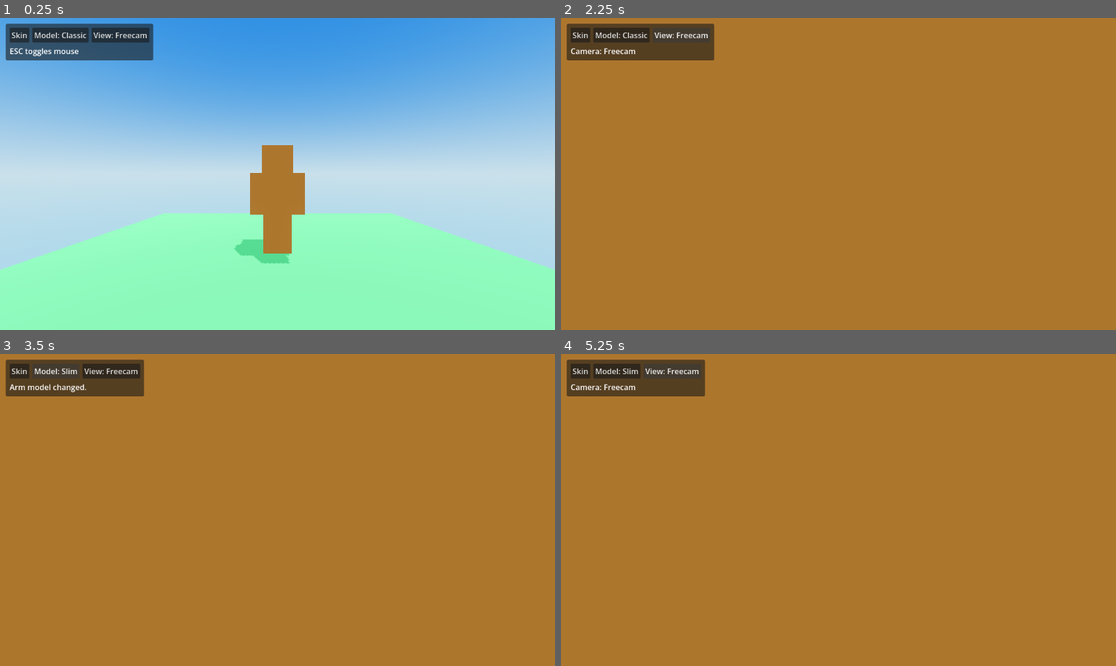
Above: before the commit, frames 1-4 (two rows, left to right).
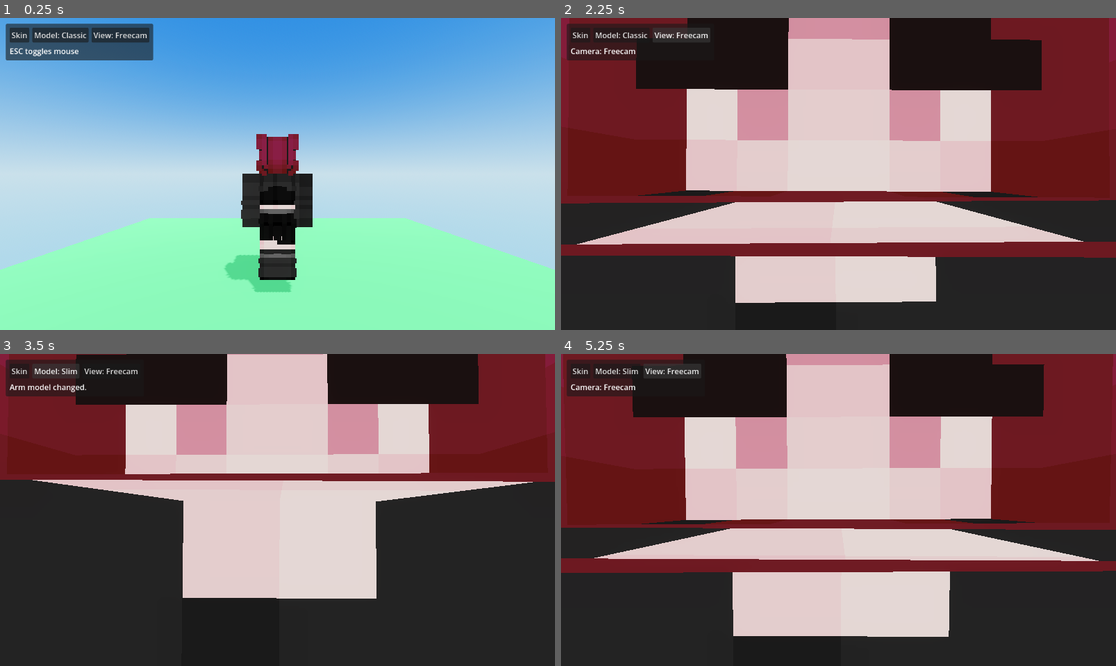
Above: after the commit, the same moments.

Repository: Erlavush/RiskItMeow
Game: Godot game, scene res://scenes/main.tscn
The game is run twice, just before and just after one commit, with the same random seed, the same clock (stepped at 60 frames per second) and the same inputs.
Inputs:
- Up to frame 1 (0.25 s): no input
- Up to frame 2 (2.25 s): click "View: Freecam" at 0.5 s; click "View: Thirdperson" at 1.25 s; click "View: Firstperson" at 2 s
- Up to frame 3 (3.5 s): click "Model: Classic" at 2.75 s
- Up to frame 4 (5.25 s): click "View: Freecam" at 3.5 s; click "View: Thirdperson" at 4.25 s; click "View: Firstperson" at 5 s

The runs differ from the first frame. In frame 1, 5.5% of the frame differs, in the area x 27-73%, y 37-88%; in frame 2, 99%; in frame 3, 99%; in frame 4, 99%, in the area x 0-100%, y 0-100%.

Commit message:
Camera from Leawind repo

Diff:
--- a/scripts/MinecraftRig.gd
+++ b/scripts/MinecraftRig.gd
@@ -27,7 +27,7 @@
 		_skin_model = value
 		_queue_rebuild()
 
-var _skin_path: String = ""
+var _skin_path: String = "res://skin.png"
 @export_file("*.png") var skin_path: String:
 	get:
 		return _skin_path
@@ -63,6 +63,18 @@
 var leg_l: Node3D
 var leg_r: Node3D
 
+var _head_rest_position := Vector3.ZERO
+var _body_rest_position := Vector3.ZERO
+var _arm_l_rest_position := Vector3.ZERO
+var _arm_r_rest_position := Vector3.ZERO
+var _leg_l_rest_position := Vector3.ZERO
+var _leg_r_rest_position := Vector3.ZERO
+
+var _idle_time := 0.0
+var _walk_time := 0.0
+var _smoothed_speed := 0.0
+var _pose_ready := false
+
 var _outer_meshes: Array[MeshInstance3D] = []
 var _rebuild_queued := false
 
@@ -92,6 +104,7 @@
 	material_outer.albedo_texture = skin_texture
 
 	_build_parts()
+	_cache_rest_pose()
 	_apply_outer_visibility()
 
 func _ensure_materials() -> void:
@@ -120,6 +133,7 @@
 
 func _clear_model_root() -> void:
 	_outer_meshes.clear()
+	_pose_ready = false
 
 	for child in model_root.get_children():
 		child.free()
@@ -194,6 +208,33 @@
 		BODY_OUTER_INFLATE_PX
 	)
 	arm_l.position = Vector3(shoulder_x_px * PX, 24.0 * PX, 0.0)
+
+func _cache_rest_pose() -> void:
+	if head == null or body == null or arm_l == null or arm_r == null or leg_l == null or leg_r == null:
+		_pose_ready = false
+		return
+
+	_head_rest_position = head.position
+	_body_rest_position = body.position
+	_arm_l_rest_position = arm_l.position
+	_arm_r_rest_position = arm_r.position
+	_leg_l_rest_position = leg_l.position
+	_leg_r_rest_position = leg_r.position
+
+	head.rotation = Vector3.ZERO
+	body.rotation = Vector3.ZERO
+	arm_l.rotation = Vector3.ZERO
+	arm_r.rotation = Vector3.ZERO
+	leg_l.rotation = Vector3.ZERO
+	leg_r.rotation = Vector3.ZERO
+
+	_pose_ready = true
+
+func _animate_part(part: Node3D, target_rotation: Vector3, target_position: Vector3, blend: float) -> void:
+	part.rotation.x = lerp_angle(part.rotation.x, target_rotation.x, blend)
+	part.rotation.y = lerp_angle(part.rotation.y, target_rotation.y, blend)
+	part.rotation.z = lerp_angle(part.rotation.z, target_rotation.z, blend)
+	part.position = part.position.lerp(target_position, blend)
 
 func _create_part(
 	part_name: String,
@@ -411,32 +452,95 @@
 	image.fill(Color(0.6, 0.4, 0.2, 1.0)) # Plain brown default skin!
 	return image
 
-# We'll use '_process' from our original script to retain the walking motion!
-var time := 0.0
 func _process(delta: float) -> void:
-	if Engine.is_editor_hint(): return
-	if not is_instance_valid(get_parent()): return
-
-	# Fallback if no parts exist yet
-	if arm_l == null or arm_r == null or leg_l == null or leg_r == null: return
-
-	var velocity: Vector3 = get_parent().get("velocity")
-	if velocity == null: return
-
-	var speed_sq = velocity.x * velocity.x + velocity.z * velocity.z
-	if speed_sq > 0.1:
-		time += delta * sqrt(speed_sq) * 1.5
-		var swing = sin(time) * 1.0
-		arm_l.rotation.x = swing
-		arm_r.rotation.x = -swing
-		leg_l.rotation.x = -swing
-		leg_r.rotation.x = swing
-	else:
-		var reset = delta * 15.0
-		arm_l.rotation.x = lerp_angle(arm_l.rotation.x, 0.0, reset)
-		arm_r.rotation.x = lerp_angle(arm_r.rotation.x, 0.0, reset)
-		leg_l.rotation.x = lerp_angle(leg_l.rotation.x, 0.0, reset)
-		leg_r.rotation.x = lerp_angle(leg_r.rotation.x, 0.0, reset)
+	if Engine.is_editor_hint():
+		return
+	if not is_instance_valid(get_parent()):
+		return
+	if not _pose_ready:
+		return
+	if head == null or body == null or arm_l == null or arm_r == null or leg_l == null or leg_r == null:
+		return
+
+	var velocity_value = get_parent().get("velocity")
+	if typeof(velocity_value) != TYPE_VECTOR3:
+		return
+
+	var velocity: Vector3 = velocity_value
+	var horizontal_velocity: Vector3 = Vector3(velocity.x, 0.0, velocity.z)
+	var horizontal_speed: float = horizontal_velocity.length()
+
+	_idle_time += delta
+	_smoothed_speed = lerpf(_smoothed_speed, horizontal_speed, min(1.0, delta * 10.0))
+
+	var speed_ratio: float = clamp(_smoothed_speed / 6.0, 0.0, 1.0)
+	var move_weight: float = clamp(_smoothed_speed / 3.5, 0.0, 1.0)
+	var idle_weight: float = 1.0 - move_weight
+
+	_walk_time += delta * lerpf(2.0, 10.5, speed_ratio)
+
+	var local_velocity: Vector3 = get_parent().global_transform.basis.inverse() * horizontal_velocity
+	var walk_direction: float = 1.0
+	if local_velocity.z > 0.05:
+		walk_direction = -1.0
+
+	var strafe_amount: float = 0.0
+	if _smoothed_speed > 0.001:
+		strafe_amount = clamp(local_velocity.x / _smoothed_speed, -1.0, 1.0)
+
+	var walk_sin: float = sin(_walk_time)
+	var walk_cos: float = cos(_walk_time)
+	var step_bounce: float = abs(walk_cos)
+
+	var idle_bob: float = sin(_idle_time * 2.0) * 0.02 * idle_weight
+	var idle_breath: float = sin(_idle_time * 1.6) * 0.025 * idle_weight
+	var idle_sway: float = sin(_idle_time * 1.1) * 0.03 * idle_weight
+
+	var body_position := _body_rest_position + Vector3(0.0, idle_bob + step_bounce * 0.025 * move_weight, 0.0)
+	var head_position := _head_rest_position + Vector3(0.0, idle_bob * 1.2 + step_bounce * 0.015 * move_weight, 0.0)
+	var arm_l_position := _arm_l_rest_position + Vector3(0.0, idle_bob * 0.35, 0.0)
+	var arm_r_position := _arm_r_rest_position + Vector3(0.0, idle_bob * 0.35, 0.0)
+	var leg_l_position := _leg_l_rest_position
+	var leg_r_position := _leg_r_rest_position
+
+	var arm_swing: float = walk_sin * 0.95 * move_weight * walk_direction
+	var leg_swing: float = walk_sin * 1.2 * move_weight * walk_direction
+	var body_roll: float = (-strafe_amount * 0.12 * move_weight) + idle_sway * 0.25
+	var head_roll: float = -idle_sway * 0.18
+	var arm_yaw: float = strafe_amount * 0.08 * move_weight
+	var leg_roll: float = strafe_amount * 0.06 * move_weight
+
+	var body_rotation := Vector3(
+		idle_breath + step_bounce * 0.04 * move_weight,
+		0.0,
+		body_roll
+	)
+	var head_rotation := Vector3(
+		idle_breath * 0.8 - step_bounce * 0.02 * move_weight,
+		arm_yaw * 0.8,
+		head_roll
+	)
+	var arm_l_rotation: float = arm_swing
+	var arm_r_rotation: float = -arm_swing
+	var leg_l_rotation: float = -leg_swing
+	var leg_r_rotation: float = leg_swing
+
+	if move_weight < 0.05:
+		arm_l_rotation = 0.0
+		arm_r_rotation = 0.0
+		leg_l_rotation = 0.0
+		leg_r_rotation = 0.0
+		body_rotation = Vector3(idle_breath, 0.0, idle_sway * 0.25)
+		head_rotation = Vector3(idle_breath * 0.8, 0.0, -idle_sway * 0.18)
+
+	var blend: float = min(1.0, delta * lerpf(6.0, 14.0, move_weight))
+
+	_animate_part(body, body_rotation, body_position, blend)
+	_animate_part(head, head_rotation, head_position, blend)
+	_animate_part(arm_l, Vector3(arm_l_rotation, arm_yaw, -0.08 if move_weight >= 0.05 else 0.0), arm_l_position, blend)
+	_animate_part(arm_r, Vector3(arm_r_rotation, arm_yaw, 0.08 if move_weight >= 0.05 else 0.0), arm_r_position, blend)
+	_animate_part(leg_l, Vector3(leg_l_rotation, 0.0, leg_roll), leg_l_position, blend)
+	_animate_part(leg_r, Vector3(leg_r_rotation, 0.0, leg_roll), leg_r_position, blend)
 
 func _head_uv(base_layer: bool) -> Dictionary:
 	var ox := 0 if base_layer else 32
--- a/scripts/player.gd
+++ b/scripts/player.gd
@@ -9,15 +9,45 @@
 const SPEED: float = 5.0
 const FAST_SPEED: float = 15.0
 const CAMERA_HEIGHT: float = 1.5
-const THIRD_PERSON_DISTANCE: float = 4.0
+const FREECAM_START_OFFSET := Vector3(0.0, 1.5, 3.0)
+
+const THIRD_PERSON_DISTANCE: float = 3.6
 const FIRST_PERSON_DISTANCE: float = 0.0
+const THIRD_PERSON_OFFSET := Vector2(0.65, 0.18)
+
 const MIN_PITCH: float = -1.55
 const MAX_PITCH: float = 1.55
 const PLATFORM_HALF_SIZE: float = 5.0
 const PLATFORM_MARGIN: float = 0.45
 
+const CAMERA_DISTANCE_SMOOTH: float = 10.0
+const CAMERA_OFFSET_SMOOTH: float = 10.0
+const BODY_TURN_SMOOTH: float = 10.0
+
+const CAMERA_COLLISION_MARGIN: float = 0.12
+const CAMERA_COLLISION_SAMPLE_RADIUS: float = 0.18
+const CAMERA_PITCH_SQUEEZE_THRESHOLD: float = 0.9599311 # 55 degrees in radians
+
+const CAMERA_COLLISION_SAMPLES := [
+	Vector3.ZERO,
+	Vector3(1, 0, 0),
+	Vector3(-1, 0, 0),
+	Vector3(0, 1, 0),
+	Vector3(0, -1, 0),
+	Vector3(0, 0, 1),
+	Vector3(0, 0, -1),
+]
+
 var sensitivity: float = 0.005
-var camera_mode: CameraMode = CameraMode.FREECAM
+var camera_mode: int = -1
+
+var camera_yaw: float = 0.0
+var camera_pitch: float = 0.0
+
+var smoothed_camera_distance: float = THIRD_PERSON_DISTANCE
+var smoothed_camera_offset: Vector2 = Vector2.ZERO
+
+var skin_ui: SkinPicker
 
 @onready var rig: MinecraftRig = $MinecraftRig
 @onready var camera_pivot: Node3D = $CameraPivot
@@ -27,79 +57,149 @@
 func _ready() -> void:
 	Input.set_mouse_mode(Input.MOUSE_MODE_CAPTURED)
 	_spawn_ui()
-	set_camera_mode(CameraMode.FREECAM)
+
+	camera_yaw = rotation.y
+	camera_pitch = 0.0
+
+	spring_arm.add_excluded_object(get_rid())
+	spring_arm.margin = CAMERA_COLLISION_MARGIN
+	camera.h_offset = 0.0
+	camera.v_offset = 0.0
+
+	camera_pivot.top_level = true
+	camera_pivot.global_position = global_position + FREECAM_START_OFFSET
+	camera_pivot.global_rotation = Vector3(camera_pitch, camera_yaw, 0.0)
+
+	spring_arm.spring_length = 0.0
+	camera.transform = Transform3D.IDENTITY
+	camera_mode = CameraMode.FREECAM
+	rig.visible = true
+
+	_refresh_camera_ui()
 
 func _spawn_ui() -> void:
-	var skin_ui = preload("res://scripts/skin_picker.gd").new()
+	skin_ui = preload("res://scripts/skin_picker.gd").new()
 	skin_ui.rig_node = rig
 	skin_ui.player_node = self
-	# Delaying UI spawn slightly ensures rig_node is fully ready to be accessed
 	add_child(skin_ui)
+
+func _refresh_camera_ui() -> void:
+	if skin_ui != null:
+		skin_ui.call("_refresh_ui")
 
 func _unhandled_input(event: InputEvent) -> void:
 	if event is InputEventMouseMotion and Input.get_mouse_mode() == Input.MOUSE_MODE_CAPTURED:
 		var motion: InputEventMouseMotion = event as InputEventMouseMotion
 
+		camera_yaw = wrapf(camera_yaw - motion.relative.x * sensitivity, -PI, PI)
+		camera_pitch = clamp(camera_pitch - motion.relative.y * sensitivity, MIN_PITCH, MAX_PITCH)
+
 		if camera_mode == CameraMode.FREECAM:
-			camera_pivot.rotate_y(-motion.relative.x * sensitivity)
-			var next_pitch: float = camera_pivot.rotation.x - motion.relative.y * sensitivity
-			camera_pivot.rotation.x = clamp(next_pitch, MIN_PITCH, MAX_PITCH)
-			camera_pivot.rotation.z = 0.0
-		else:
-			# In follow modes, rotate the player body for Y, and pivot for X (pitch)
-			rotate_y(-motion.relative.x * sensitivity)
-			var next_pitch: float = camera_pivot.rotation.x - motion.relative.y * sensitivity
-			camera_pivot.rotation.x = clamp(next_pitch, MIN_PITCH, MAX_PITCH)
-			camera_pivot.rotation.y = 0.0
-			camera_pivot.rotation.z = 0.0
-
-	if event is InputEventKey and event.pressed and event.keycode == KEY_ESCAPE:
-		if Input.get_mouse_mode() == Input.MOUSE_MODE_CAPTURED:
-			Input.set_mouse_mode(Input.MOUSE_MODE_VISIBLE)
-		else:
-			Input.set_mouse_mode(Input.MOUSE_MODE_CAPTURED)
+			camera_pivot.global_rotation = Vector3(camera_pitch, camera_yaw, 0.0)
+
+	if event is InputEventKey and event.pressed and not event.echo:
+		if event.keycode == KEY_F5:
+			cycle_camera_mode()
+		elif event.keycode == KEY_ESCAPE:
+			if Input.get_mouse_mode() == Input.MOUSE_MODE_CAPTURED:
+				Input.set_mouse_mode(Input.MOUSE_MODE_VISIBLE)
+			else:
+				Input.set_mouse_mode(Input.MOUSE_MODE_CAPTURED)
 
 func _physics_process(delta: float) -> void:
 	var input_dir: Vector3 = _get_input_direction()
 	var speed: float = FAST_SPEED if Input.is_key_pressed(KEY_SHIFT) else SPEED
 
 	if camera_mode == CameraMode.FREECAM:
-		# In freecam, move independent of player orientation
-		var move_dir: Vector3 = (
-			camera_pivot.global_transform.basis.x * input_dir.x
-			+ camera_pivot.global_transform.basis.y * input_dir.y
-			+ camera_pivot.global_transform.basis.z * input_dir.z
-		)
-
-		if move_dir.length() > 0.01:
-			move_dir = move_dir.normalized()
-
-		camera_pivot.global_position += move_dir * speed * delta
-		velocity = Vector3.ZERO
+		_update_freecam(delta, input_dir, speed)
 		return
 
-	# In Third/First person, move relative to player's current ground-plane orientation
-	var follow_move_dir: Vector3 = (
-		global_transform.basis.x * input_dir.x
+	_update_follow_movement(delta, input_dir, speed)
+	_update_follow_camera(delta)
+
+func _update_freecam(delta: float, input_dir: Vector3, speed: float) -> void:
+	var camera_basis := Basis.from_euler(Vector3(camera_pitch, camera_yaw, 0.0))
+	var move_dir := (
+		camera_basis.x * input_dir.x
+		+ camera_basis.y * input_dir.y
+		+ camera_basis.z * input_dir.z
+	)
+
+	if move_dir.length() > 0.01:
+		move_dir = move_dir.normalized()
+
+	camera_pivot.global_position += move_dir * speed * delta
+	camera_pivot.global_rotation = Vector3(camera_pitch, camera_yaw, 0.0)
+	velocity = Vector3.ZERO
+
+func _update_follow_movement(delta: float, input_dir: Vector3, speed: float) -> void:
+	var flat_camera_basis := Basis.from_euler(Vector3(0.0, camera_yaw, 0.0))
+	var move_dir := (
+		flat_camera_basis.x * input_dir.x
 		+ Vector3.UP * input_dir.y
-		+ global_transform.basis.z * input_dir.z
+		+ flat_camera_basis.z * input_dir.z
 	)
 
-	if follow_move_dir.length() > 0.01:
-		follow_move_dir = follow_move_dir.normalized()
-
-	velocity = follow_move_dir * speed
+	if move_dir.length() > 0.01:
+		move_dir = move_dir.normalized()
+
+	velocity = move_dir * speed
 	move_and_slide()
 	_clamp_player_to_platform()
 
+	if camera_mode == CameraMode.FIRSTPERSON:
+		rotation.y = lerp_angle(rotation.y, camera_yaw, min(1.0, delta * BODY_TURN_SMOOTH))
+	elif Vector2(velocity.x, velocity.z).length() > 0.05:
+		var target_body_yaw := atan2(-velocity.x, -velocity.z)
+		rotation.y = lerp_angle(rotation.y, target_body_yaw, min(1.0, delta * BODY_TURN_SMOOTH))
+
+func _update_follow_camera(delta: float) -> void:
+	var target_distance: float = THIRD_PERSON_DISTANCE if camera_mode == CameraMode.THIRDPERSON else FIRST_PERSON_DISTANCE
+	var target_offset: Vector2 = THIRD_PERSON_OFFSET * _get_pitch_squeeze(camera_pitch) if camera_mode == CameraMode.THIRDPERSON else Vector2.ZERO
+
+	var distance_blend: float = min(1.0, delta * CAMERA_DISTANCE_SMOOTH)
+	var offset_blend: float = min(1.0, delta * CAMERA_OFFSET_SMOOTH)
+
+	smoothed_camera_distance = lerpf(smoothed_camera_distance, target_distance, distance_blend)
+	smoothed_camera_offset = smoothed_camera_offset.lerp(target_offset, offset_blend)
+
+	_sync_follow_camera_rig()
+
+func _sync_follow_camera_rig() -> void:
+	camera_pivot.top_level = false
+	camera_pivot.position = Vector3(0.0, CAMERA_HEIGHT, 0.0)
+	camera_pivot.rotation = Vector3(camera_pitch, wrapf(camera_yaw - rotation.y, -PI, PI), 0.0)
+
+	spring_arm.spring_length = smoothed_camera_distance
+	camera.transform = Transform3D.IDENTITY
+	camera.h_offset = smoothed_camera_offset.x
+	camera.v_offset = smoothed_camera_offset.y
+
+func _get_pitch_squeeze(pitch: float) -> float:
+	var abs_pitch: float = abs(pitch)
+	if abs_pitch <= CAMERA_PITCH_SQUEEZE_THRESHOLD:
+		return 1.0
+
+	return clamp(
+		(PI * 0.5 - abs_pitch) / (PI * 0.5 - CAMERA_PITCH_SQUEEZE_THRESHOLD),
+		0.0,
+		1.0
+	)
+
 func _get_input_direction() -> Vector3:
 	var input_dir: Vector3 = Vector3.ZERO
-	if Input.is_key_pressed(KEY_W): input_dir.z -= 1.0
-	if Input.is_key_pressed(KEY_S): input_dir.z += 1.0
-	if Input.is_key_pressed(KEY_A): input_dir.x -= 1.0
-	if Input.is_key_pressed(KEY_D): input_dir.x += 1.0
-	if Input.is_key_pressed(KEY_E): input_dir.y += 1.0
-	if Input.is_key_pressed(KEY_Q): input_dir.y -= 1.0
+	if Input.is_key_pressed(KEY_W):
+		input_dir.z -= 1.0
+	if Input.is_key_pressed(KEY_S):
+		input_dir.z += 1.0
+	if Input.is_key_pressed(KEY_A):
+		input_dir.x -= 1.0
+	if Input.is_key_pressed(KEY_D):
+		input_dir.x += 1.0
+	if Input.is_key_pressed(KEY_E):
+		input_dir.y += 1.0
+	if Input.is_key_pressed(KEY_Q):
+		input_dir.y -= 1.0
 	return input_dir
 
 func _clamp_player_to_platform() -> void:
@@ -112,49 +212,61 @@
 	global_position.z = clamp(global_position.z, min_z, max_z)
 
 func cycle_camera_mode() -> void:
-	var next_mode: int = (int(camera_mode) + 1) % 3
-	set_camera_mode(next_mode as CameraMode)
-
-func set_camera_mode(mode: CameraMode) -> void:
+	var next_mode: int = (camera_mode + 1) % 3
+	set_camera_mode(next_mode)
+
+func set_camera_mode(mode: int) -> void:
 	if mode == camera_mode:
 		return
 
 	if mode == CameraMode.FREECAM:
-		var current_camera_transform: Transform3D = camera.global_transform
-		camera_mode = mode
+		var current_camera_transform: Transform3D = camera.get_camera_transform()
+
+		camera_mode = CameraMode.FREECAM
+		rig.visible = true
+
+		camera.h_offset = 0.0
+		camera.v_offset = 0.0
+		spring_arm.spring_length = 0.0
+		camera.transform = Transform3D.IDENTITY
+
 		camera_pivot.top_level = true
 		camera_pivot.global_transform = current_camera_transform
-		spring_arm.spring_length = 0.0
+
+		camera_yaw = wrapf(camera_pivot.global_rotation.y, -PI, PI)
+		camera_pitch = clamp(camera_pivot.global_rotation.x, MIN_PITCH, MAX_PITCH)
+
+		_refresh_camera_ui()
+		return
+
+	if camera_mode == CameraMode.FREECAM:
+		camera_yaw = wrapf(camera_pivot.global_rotation.y, -PI, PI)
+		camera_pitch = clamp(camera_pivot.global_rotation.x, MIN_PITCH, MAX_PITCH)
+
+	camera_mode = mode
+	camera_pivot.top_level = false
+
+	if camera_mode == CameraMode.FIRSTPERSON:
+		rotation.y = camera_yaw
+		rig.visible = false
+		smoothed_camera_distance = FIRST_PERSON_DISTANCE
+		smoothed_camera_offset = Vector2.ZERO
+	else:
 		rig.visible = true
-		return
-
-	var pitch: float = camera.global_rotation.x - global_rotation.y
-	var yaw: float = global_rotation.y
-
-	if camera_mode == CameraMode.FREECAM:
-		yaw = camera.global_rotation.y
-	else:
-		yaw = global_rotation.y
-
-	camera_mode = mode
-	rotation.y = yaw
-
-	camera_pivot.top_level = false
-	camera_pivot.position = Vector3(0.0, CAMERA_HEIGHT, 0.0)
-	camera_pivot.rotation = Vector3(clamp(pitch, MIN_PITCH, MAX_PITCH), 0.0, 0.0)
-
-	if camera_mode == CameraMode.THIRDPERSON:
-		spring_arm.spring_length = THIRD_PERSON_DISTANCE
-		rig.visible = true
-	else:
-		spring_arm.spring_length = FIRST_PERSON_DISTANCE
-		rig.visible = false
-
+		smoothed_camera_distance = THIRD_PERSON_DISTANCE
+		smoothed_camera_offset = THIRD_PERSON_OFFSET * _get_pitch_squeeze(camera_pitch)
+
+	_sync_follow_camera_rig()
 	_clamp_player_to_platform()
+	_refresh_camera_ui()
 
 func get_camera_mode_name() -> String:
 	match camera_mode:
-		CameraMode.FREECAM: return "Freecam"
-		CameraMode.THIRDPERSON: return "Thirdperson"
-		CameraMode.FIRSTPERSON: return "Firstperson"
-		_: return "Unknown"
+		CameraMode.FREECAM:
+			return "Freecam"
+		CameraMode.THIRDPERSON:
+			return "Thirdperson"
+		CameraMode.FIRSTPERSON:
+			return "Firstperson"
+		_:
+			return "Unknown"
Not shown, changed: compiled_codebase.txt
Binary file changed: skin.png
